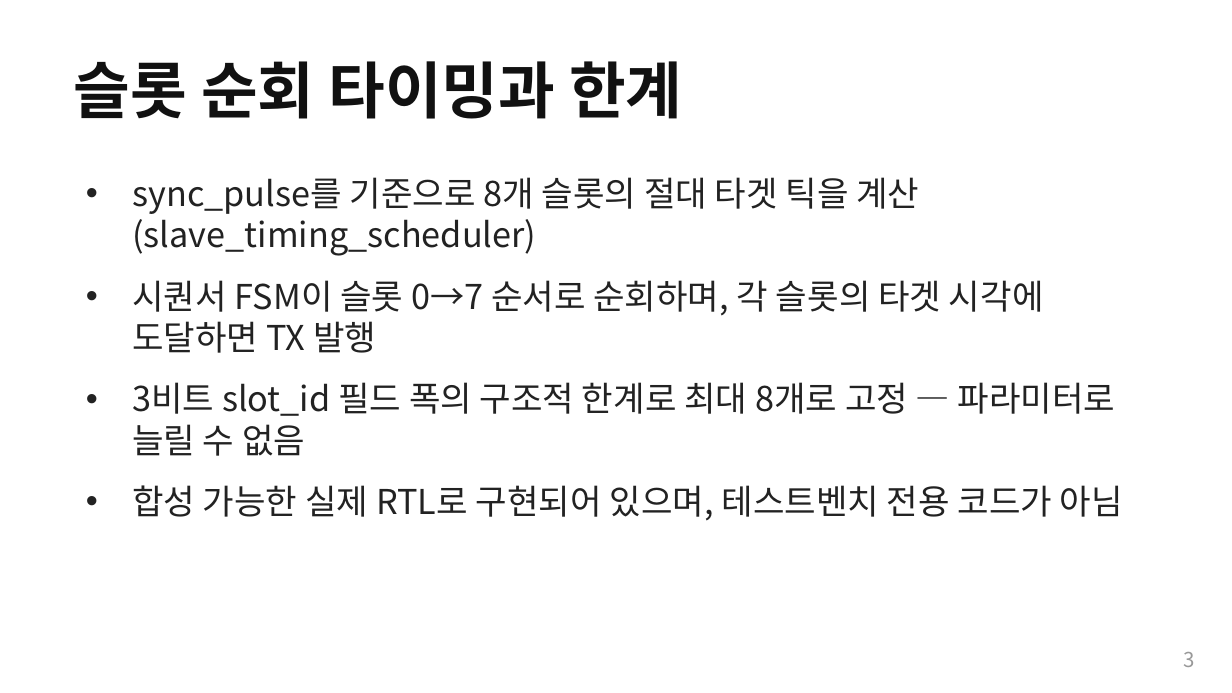
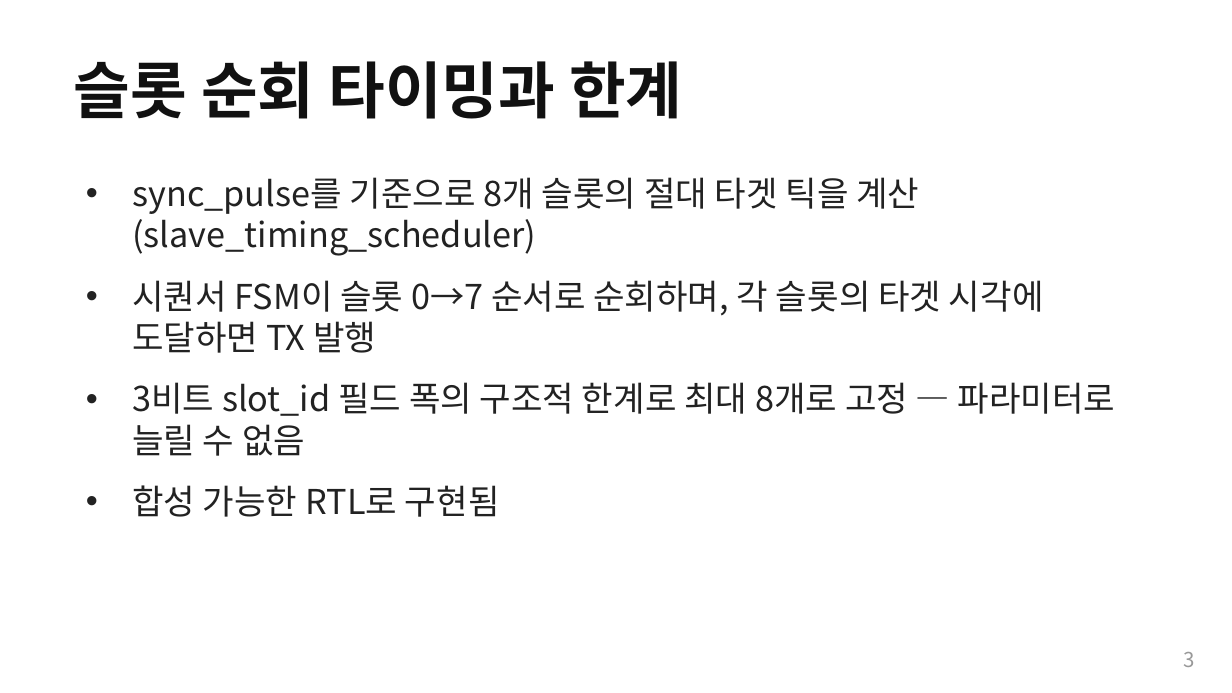
Before and after one commit to Woodong02/SoC_Design_and_Programming, a slide deck: slide 3 of section3_part2_internals.pptx. Drawn at 1232x693 pixels with LibreOffice and Linux fonts; fonts in the diff are those of the drawing. Boxes give left, top, right and bottom in pixels: in the first picture for what was removed or moved away, otherwise in the second. Text is boxed around its words. In the diff, an @@ line names an element or a change of style, - is before the commit and + after.

```diff
--- a/section3_part2_internals.pptx
+++ b/section3_part2_internals.pptx
@@ text at box(132, 485, 500, 517): text changed @@
-• 합성 가능한 실제 RTL로 구현되어 있으며, 테스트벤치 전용 코드가 아님
+• 합성 가능한 RTL로 구현됨
```
Also in this commit, not shown: 2 other slides changed, 1 other file.
